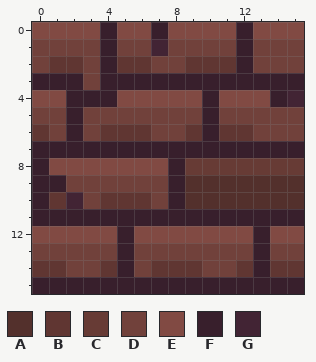
Two states of a pixel-art sprite, tiles/walls/wall_mis_2.png. Above: the version before the commit.
The file is 16x16 pixels. Colours within 5 levels of each other are drawn and written as one.
Palette (. is transparent): A #53302c  B #603632  C #673b35  D #71413b  E #814a43  F #381f2c  G #422434
Pixels before, first column x 0:
 0 EEEEFEEFEEEEFEEE
 1 DDDDFDDGDDDDFDDD
 2 DBBDFBBDDBBBFDDD
 3 FFFDFFFFFFFFFFFF
 4 EEFFFEEEEEFEEEFG
 5 DDFDDDDDDDFDDDDD
 6 BDFDBBBDDBFBBDDD
 7 FFFFFFFFFFFFFFFF
 8 FEEEEEEEFCCCCCCC
 9 FFDDDDDDFAAAAAAA
10 FBGDBBBDFAAAAAAA
11 FFFFFFFFFFFFFFFF
12 EEEEEFEEEEEEEFEE
13 DDDDDFDDDDDDDFDD
14 BBDDBFDBBBDDBFBB
15 FFFFFFFFFFFFFFFF
After:
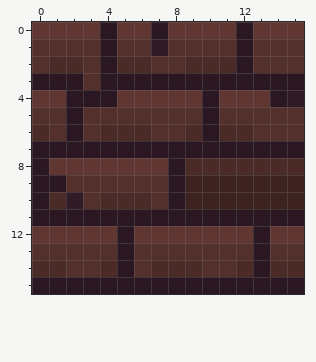
Diff:
colour A: #53302c -> #3d2320
colour B: #603632 -> #4a2b27
colour D: #71413b -> #53302c
colour E: #814a43 -> #603632
colour F: #381f2c -> #2a1721
colour G: #422434 -> #311b27
y 8: x 9..15 CCCCCCC -> BBBBBBB
